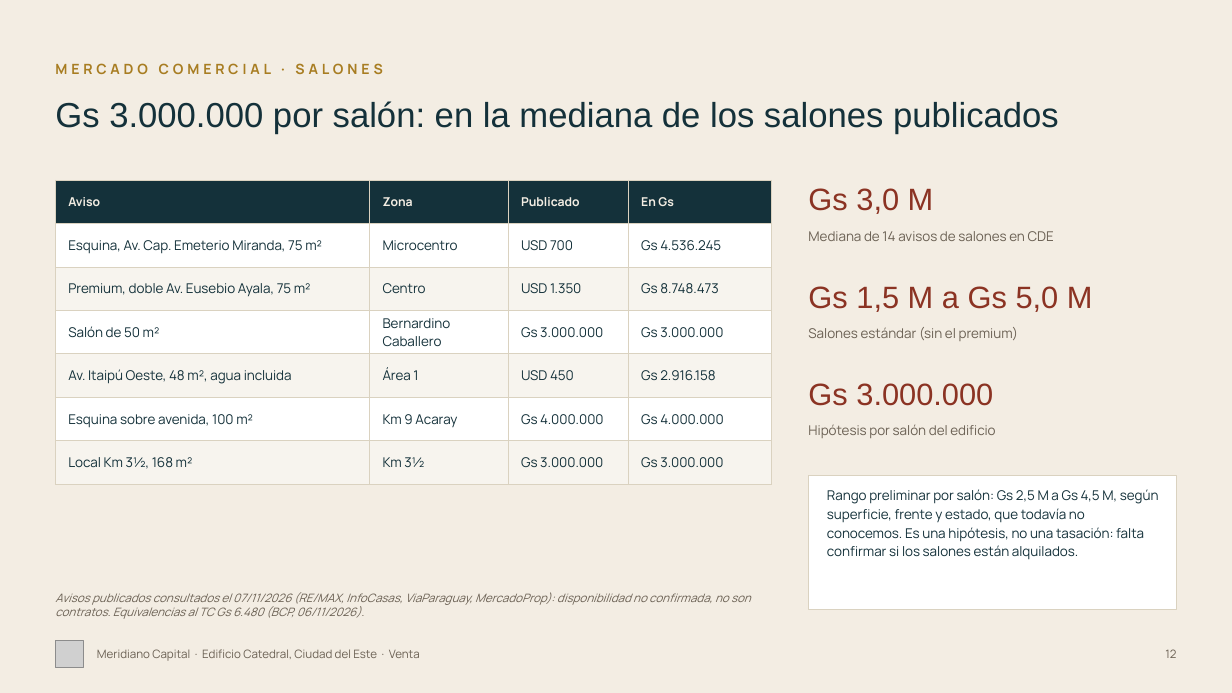
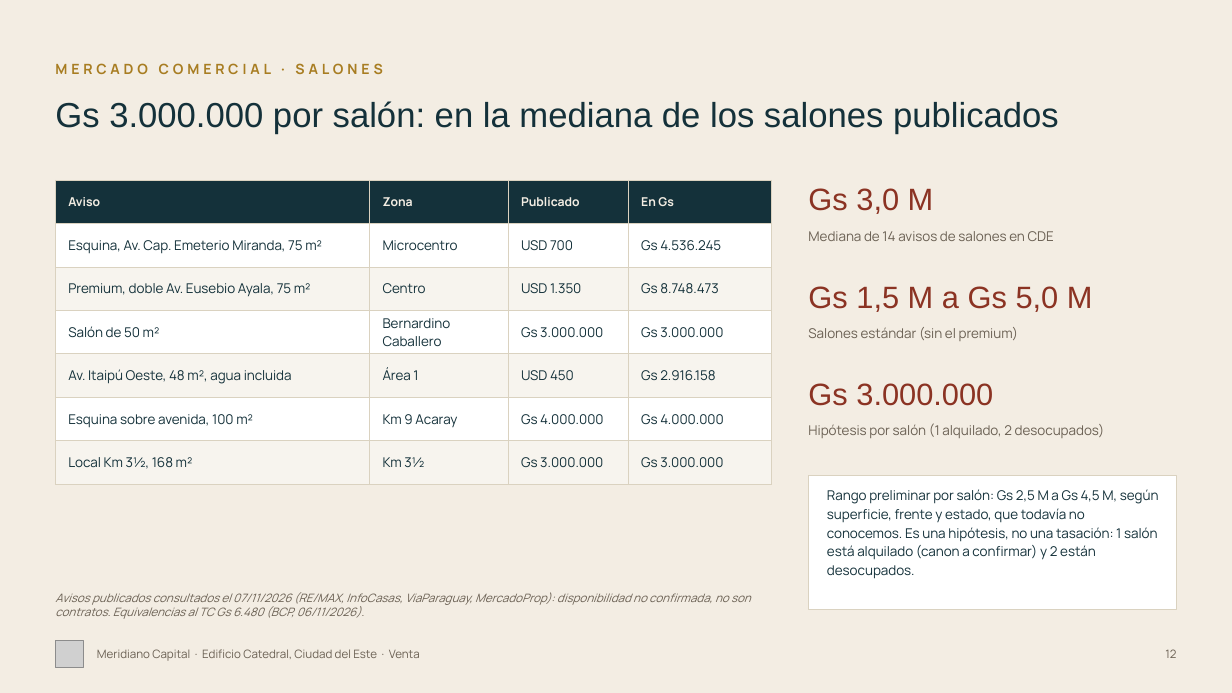
Before and after one commit to juanjosecastillo608/Meridiano-Capital, a slide deck: slide 12 of projects/meridiano-capital/presentaciones/edificio-catedral/entregables/Edificio_Catedral_Meridiano_FINAL.pptx. Drawn at 1232x693 pixels with LibreOffice and Linux fonts; fonts in the diff are those of the drawing; grey boxes stand for pictures. Boxes give left, top, right and bottom in pixels: in the first picture for what was removed or moved away, otherwise in the second. Text is boxed around its words. In the diff, an @@ line names an element or a change of style, - is before the commit and + after.

```diff
--- a/projects/meridiano-capital/presentaciones/edificio-catedral/entregables/Edificio_Catedral_Meridiano_FINAL.pptx
+++ b/projects/meridiano-capital/presentaciones/edificio-catedral/entregables/Edificio_Catedral_Meridiano_FINAL.pptx
@@ text at [808, 423, 1105, 438]: text changed @@
-Hipótesis por salón del edificio
+Hipótesis por salón (1 alquilado, 2 desocupados)
@@ text at [827, 489, 1159, 579]: text changed @@
-Rango preliminar por salón: Gs 2,5 M a Gs 4,5 M, según superficie, frente y estado, que todavía no conocemos. Es una hipótesis, no una tasación: falta confirmar si los salones están alquilados.
+Rango preliminar por salón: Gs 2,5 M a Gs 4,5 M, según superficie, frente y estado, que todavía no conocemos. Es una hipótesis, no una tasación: 1 salón está alquilado (canon a confirmar) y 2 están desocupados.
```
Also in this commit, not shown: 11 other slides changed, 16 other files.
